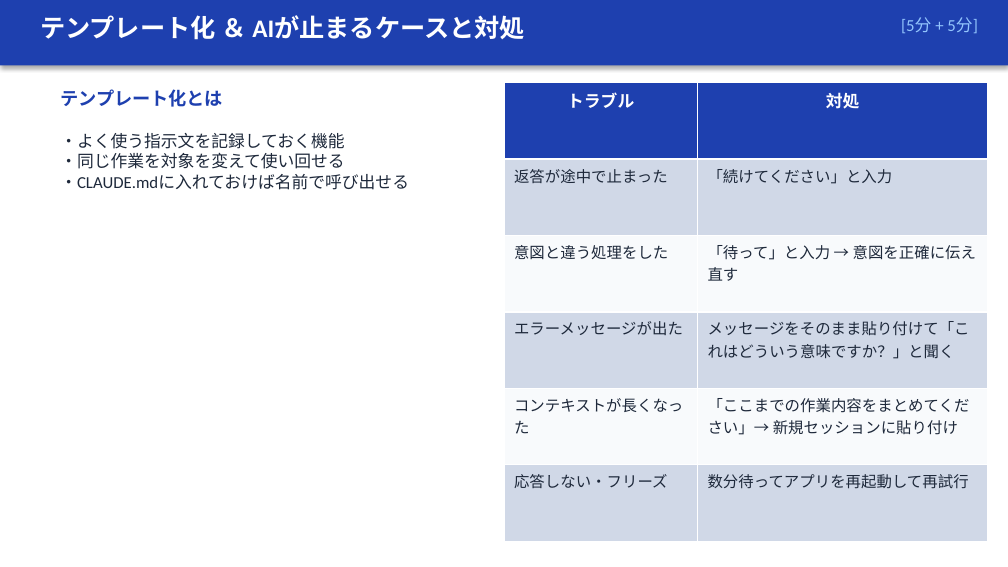
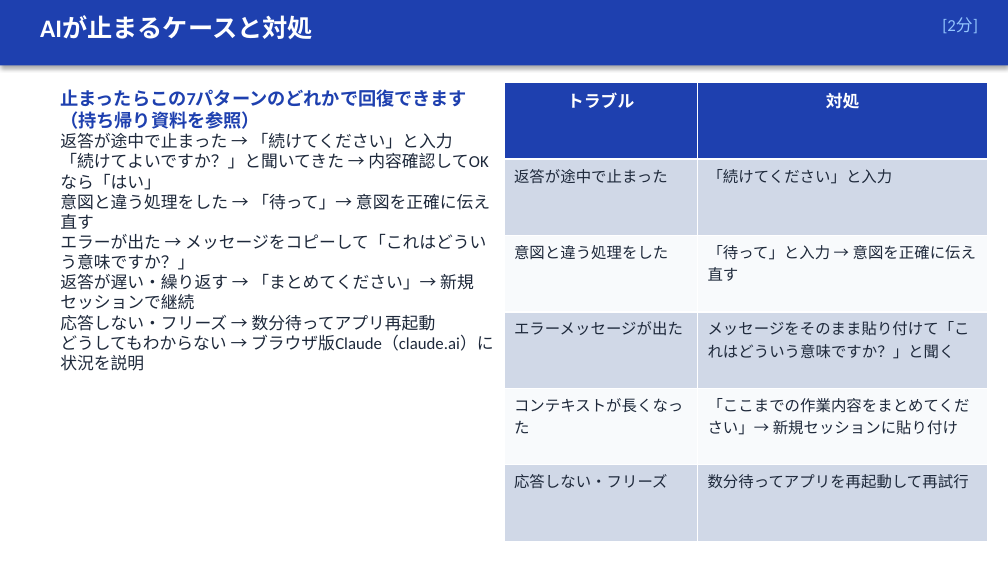
Before and after one commit to zatune-gif/kurashi-no-dodai-log, a slide deck: slide 16 of 00-01_han-ai/training-materials/course05_jissen_claude_code.pptx. Drawn at 1008x567 pixels with LibreOffice and Linux fonts; fonts in the diff are those of the drawing. Boxes give left, top, right and bottom in pixels: in the first picture for what was removed or moved away, otherwise in the second. Text is boxed around its words. In the diff, an @@ line names an element or a change of style, - is before the commit and + after.

```diff
--- a/00-01_han-ai/training-materials/course05_jissen_claude_code.pptx
+++ b/00-01_han-ai/training-materials/course05_jissen_claude_code.pptx
@@ text at [40, 16, 313, 39]: text changed @@
-テンプレート化 ＆ AIが止まるケースと対処
+AIが止まるケースと対処
@@ text at [942, 18, 978, 33]: text changed @@
-[5分 + 5分]
+[2分]
@@ text at [60, 89, 467, 129]: text changed @@
-テンプレート化とは
+止まったらこの7パターンのどれかで回復できます（持ち帰り資料を参照）
@@ text at [60, 132, 494, 371]: text changed @@
-・よく使う指示文を記録しておく機能
-・同じ作業を対象を変えて使い回せる
-・CLAUDE.mdに入れておけば名前で呼び出せる
+返答が途中で止まった → 「続けてください」と入力
+「続けてよいですか？」と聞いてきた → 内容確認してOKなら「はい」
+意図と違う処理をした → 「待って」→ 意図を正確に伝え直す
+エラーが出た → メッセージをコピーして「これはどういう意味ですか？」
+返答が遅い・繰り返す → 「まとめてください」→ 新規セッションで継続
+応答しない・フリーズ → 数分待ってアプリ再起動
+どうしてもわからない → ブラウザ版Claude（claude.ai）に状況を説明
```
Also in this commit, not shown: 8 other slides changed, 3 other files.
